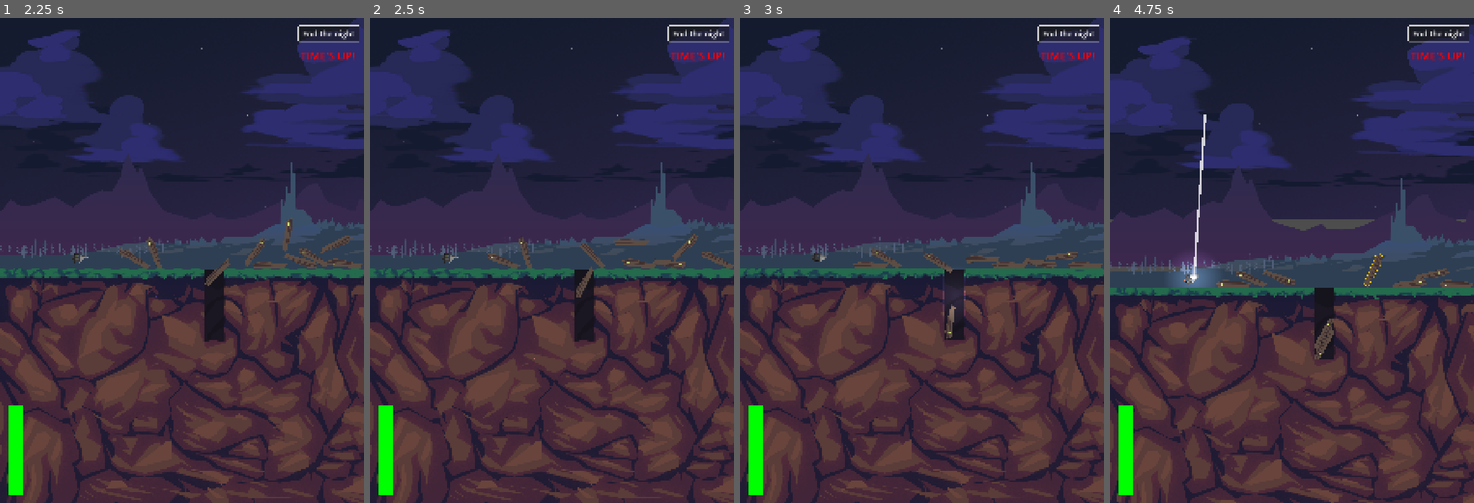
Above: before the commit, frames 1-4 (left to right).
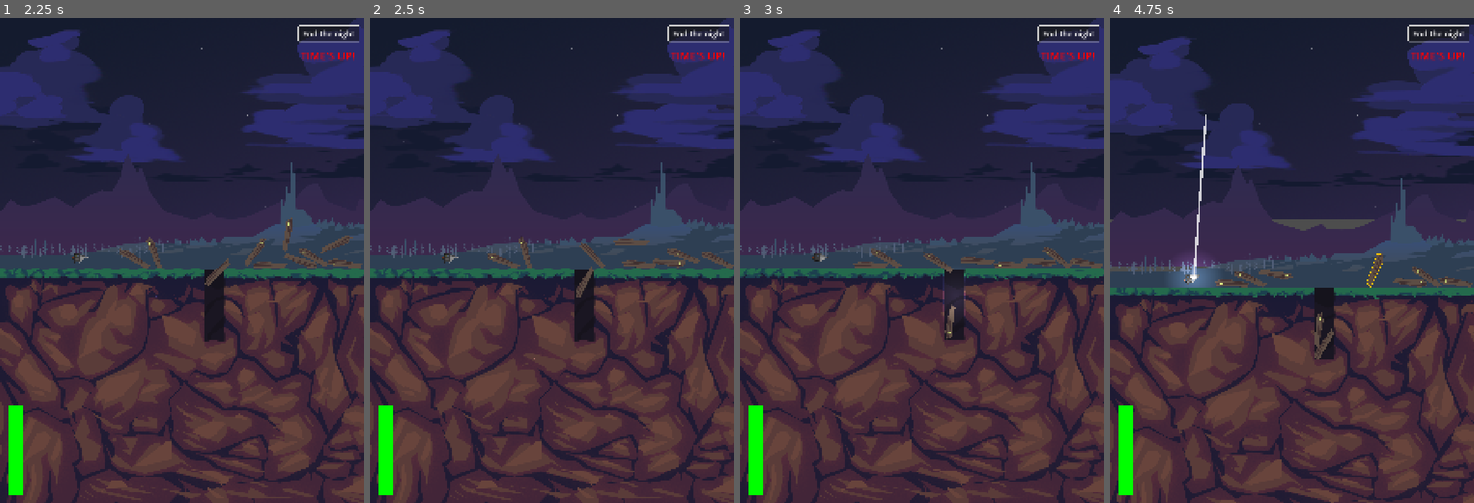
Above: after the commit, the same moments.

Repository: alelouis/ludumdare-57-les5ddp
Game: Godot game, scene res://scenes/test/tilemap_test_scene/tilemap_test.tscn
The game is run twice, just before and just after one commit, with the same random seed, the same clock (stepped at 60 frames per second) and the same inputs. The engine's default icon, where the game draws it, is replaced by a stand-in: a white triangle on a blue panel in a dark square.
Inputs (mouse positions are in pixels of both pictures, inside the frame that each line leads up to):
- Up to frame 1 (2.25 s): click "End the night" at 0.5 s; tap Enter at 1.25 s; drag from (160, 105) to (83, 255) at 1.27 s; drag from (149, 265) to (163, 357) at 2.02 s
- Up to frame 2 (2.5 s): no input
- Up to frame 3 (3 s): move the mouse to (954, 294) at 2.77 s; hold D from 2.78 s (still down); tap R at 2.85 s; click (954, 294) at 2.92 s
- Up to frame 4 (4.75 s): release D at 3.5 s; drag from (1350, 270) to (1182, 187) at 3.52 s; drag from (1390, 284) to (1193, 279) at 4.27 s

Frame 1 is identical in both runs. In frame 2, 0.3% of the frame differs, in the area x 69-91%, y 44-52%; in frame 3, 0.4%; in frame 4, 1.0%, in the area x 23-100%, y 19-71%.

Commit message:
remove random rotation at merge

Diff:
--- a/scripts/spawn_area.gd
+++ b/scripts/spawn_area.gd
@@ -103,9 +103,9 @@
 				var script = load("res://scripts/coffin_interaction.gd")
 				if script and script.has_method("hide_all_tooltips"):
 					script.hide_all_tooltips()
-
-			# Calculate the average position
+			# Calculate the average position and rotation
 			var avg_position = (coffin1.global_position + coffin2.global_position) / 2
+			var avg_rotation = coffin1.rotation
 
 			# Create a new merged coffin
 			var merged_coffin = spawn_scene.instantiate()
@@ -114,11 +114,9 @@
 			# Find the RigidBody2D
 			var rigidbody = find_rigidbody_child(merged_coffin)
 			if rigidbody:
-				# Random rotation
-				var random_rotation = randf_range(0, 2 * PI)
+				# Use average rotation instead of random
 				if rigidbody.has_method("get") and rigidbody.get("rotation_start") != null:
-					rigidbody.rotation_start = random_rotation
-
+					rigidbody.rotation_start = avg_rotation
 				# Add an initial angular velocity
 				var merge_spin = randf_range(-4.0, 4.0)
 				rigidbody.angular_velocity = merge_spin
